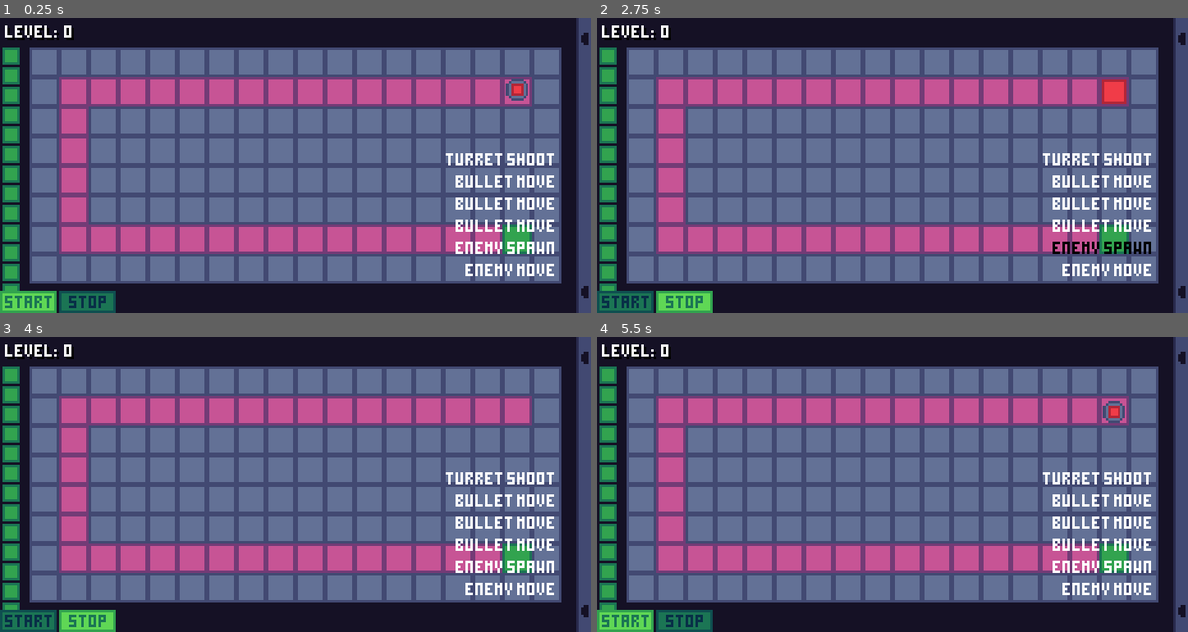
Above: before the commit, frames 1-4 (two rows, left to right).
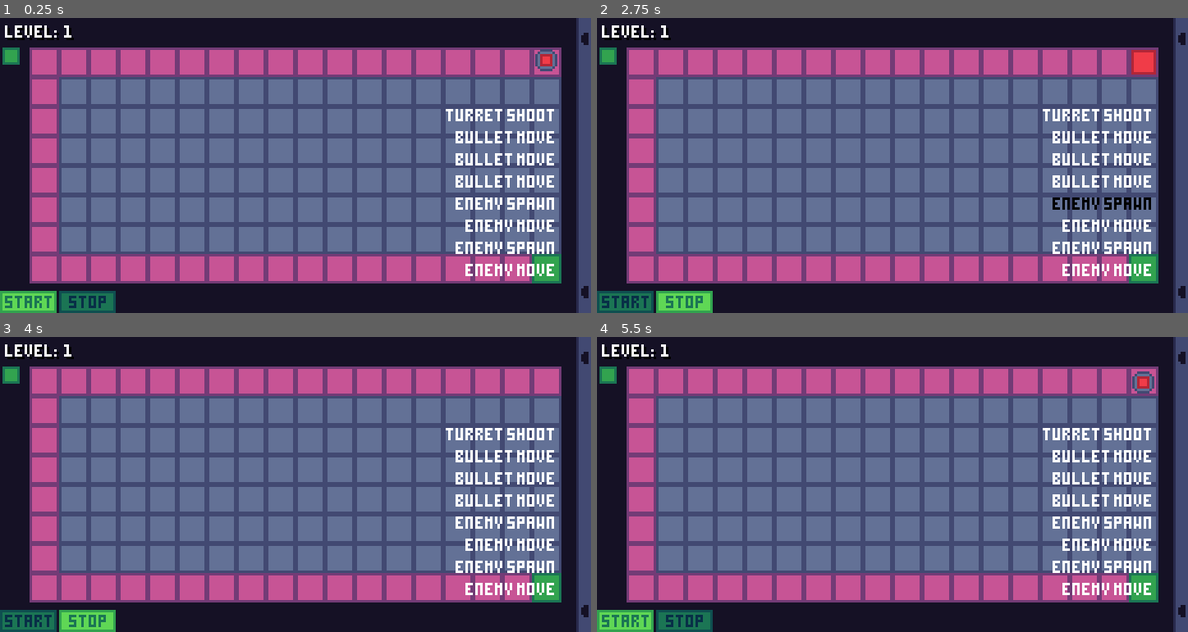
Above: after the commit, the same moments.

Repository: mariothedog/brackeys-game-jam
Game: Godot game, scene res://main/main.tscn
Two runs of this game, one before a commit and one after it. Both use one fixed random seed, a clock stepped at 60 frames per second and the inputs below.
Inputs (mouse positions are in pixels of both pictures, inside the frame that each line leads up to):
- Up to frame 1 (0.25 s): no input
- Up to frame 2 (2.75 s): click (626, 301) at 0.5 s; click (685, 301) at 1.25 s; click (626, 301) at 2 s
- Up to frame 3 (4 s): click (88, 620) at 2.75 s; click (29, 620) at 3.5 s
- Up to frame 4 (5.5 s): click (685, 620) at 4.25 s; move the mouse to (1022, 469) at 5.02 s; click (1022, 469) at 5.17 s

The runs differ from the first frame. In frame 1, 41% of the frame differs, in the area x 0-95%, y 2-93%; in frame 2, 42%; in frame 3, 41%; in frame 4, 41%.

Commit message:
Set initial level num to 1

Diff:
--- a/src/main/main.tscn
+++ b/src/main/main.tscn
@@ -12,7 +12,6 @@
 
 [node name="Main" type="Node"]
 script = ExtResource( 3 )
-level_num = 0
 
 [node name="Camera2D" type="Camera2D" parent="."]
 anchor_mode = 0
